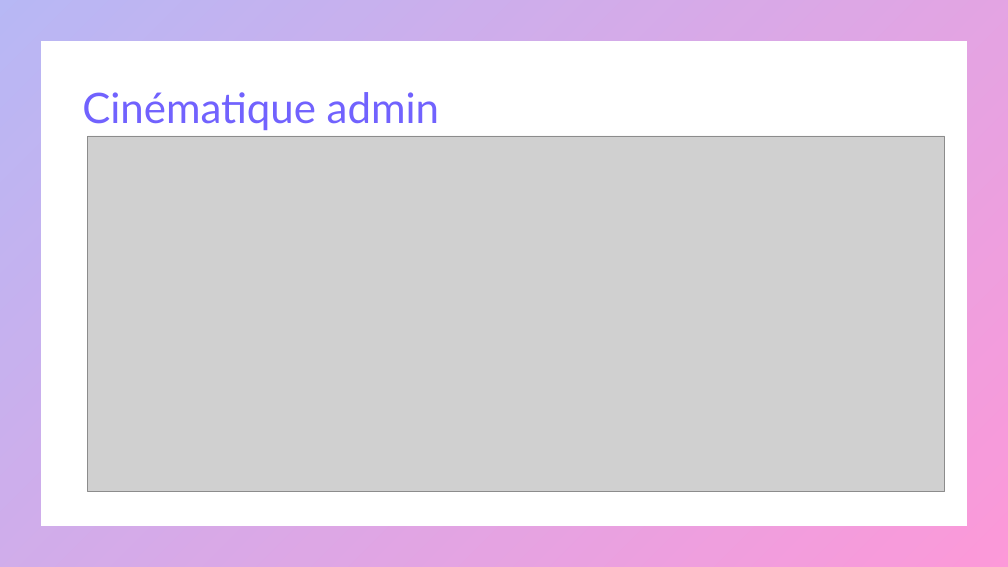
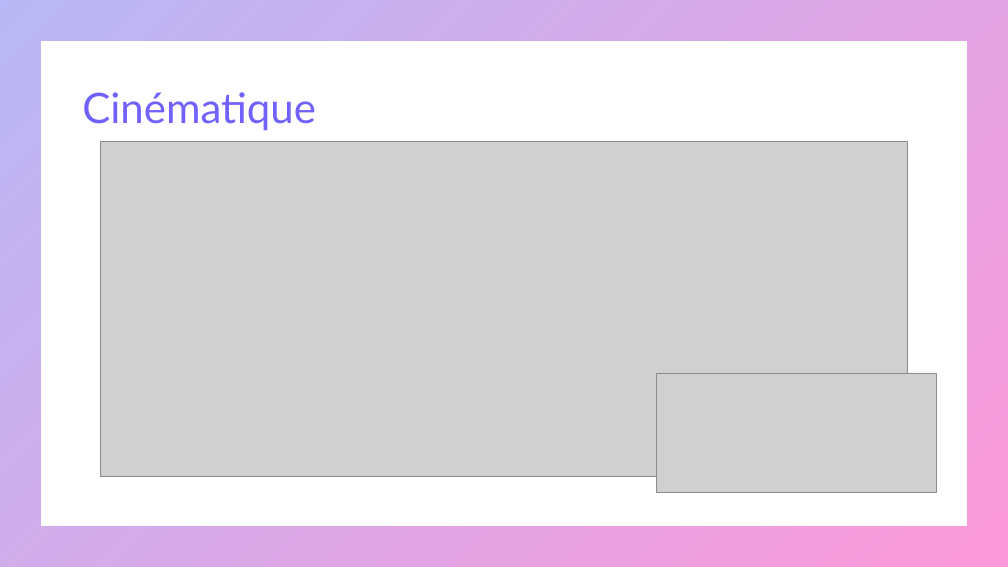
Before and after one commit to mapette/sos_immo_backend, a slide deck: slide 10 of doc/présentation V3.pptx. Drawn at 1008x567 pixels with LibreOffice and Linux fonts; fonts in the diff are those of the drawing; grey boxes stand for pictures. Boxes give left, top, right and bottom in pixels: in the first picture for what was removed or moved away, otherwise in the second. Text is boxed around its words. In the diff, an @@ line names an element or a change of style, - is before the commit and + after.

Commit message:
presentation

```diff
--- a/doc/présentation V3.pptx
+++ b/doc/présentation V3.pptx
@@ title at (x1=82, y1=92, x2=316, y2=130): text changed @@
-Cinématique admin
+Cinématique
@@ picture resized from (x1=88, y1=136, x2=944, y2=492) to (x1=101, y1=141, x2=907, y2=476) @@
@@ picture added at (x1=656, y1=373, x2=937, y2=492) @@
```
Also in this commit, not shown: 5 other slides changed, 4 other files.
